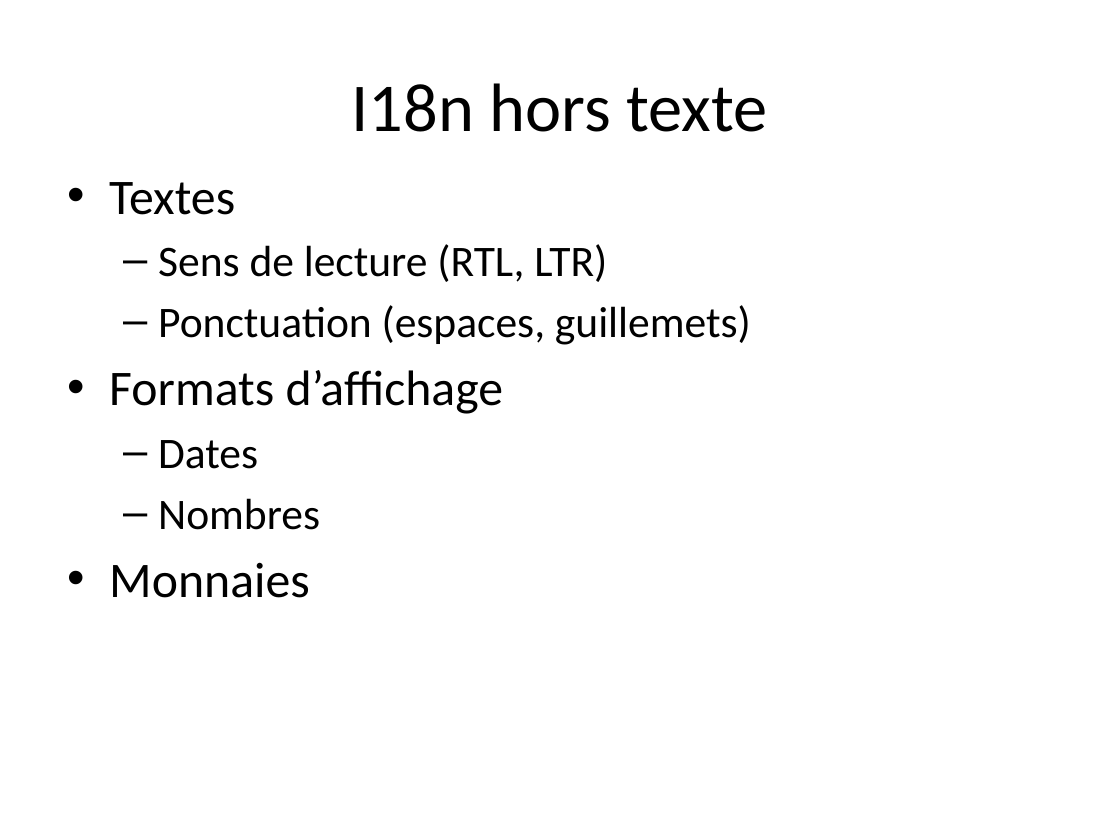
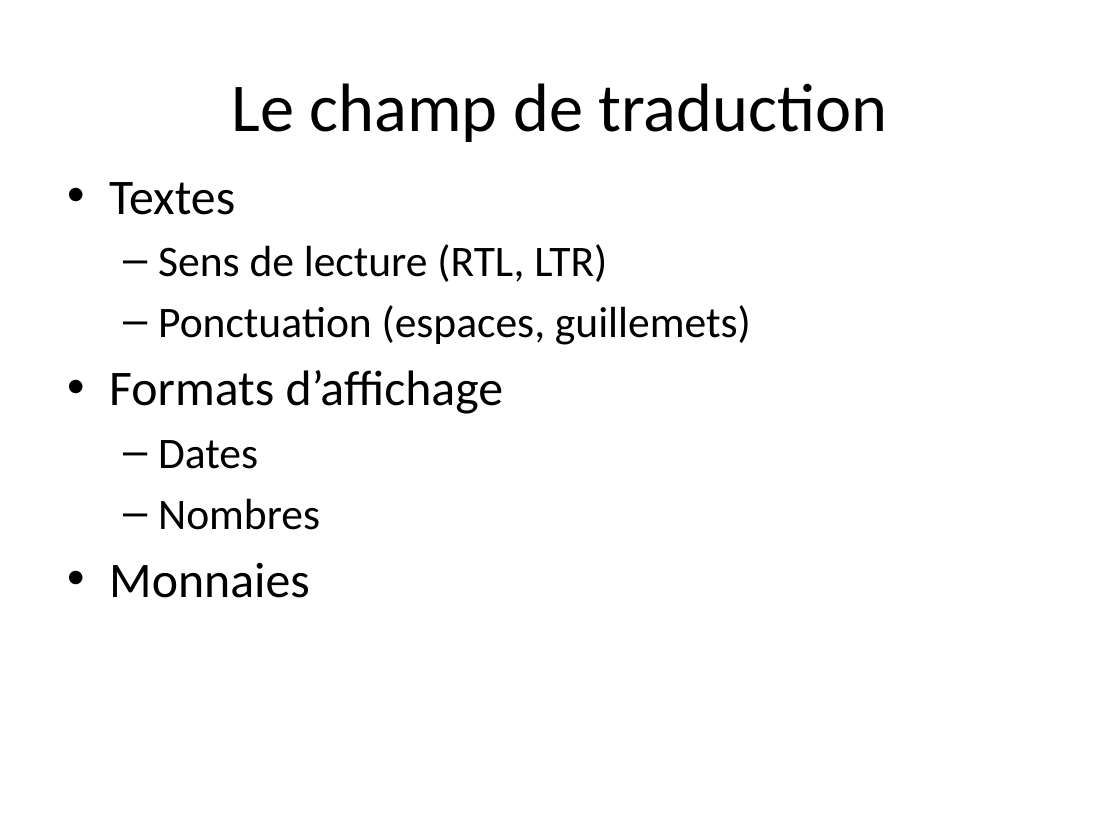
Before and after one commit to dbaeli/ez18n, a slide deck: slide 7 of ez18n-slides/ez18n_theorie.pptx (slide 4 before the commit). Drawn at 1120x840 pixels with LibreOffice and Linux fonts; fonts in the diff are those of the drawing; background and template pictures are left out. Boxes give left, top, right and bottom in pixels: in the first picture for what was removed or moved away, otherwise in the second. Text is boxed around its words. In the diff, an @@ line names an element or a change of style, - is before the commit and + after.

```diff
--- a/ez18n-slides/ez18n_theorie.pptx
+++ b/ez18n-slides/ez18n_theorie.pptx
@@ title at (231,83,887,142): text changed @@
-I18n hors texte
+Le champ de traduction
```
Also in this commit, not shown: 6 other slides changed, 8 slides added, 1 slide removed, 15 other files.
